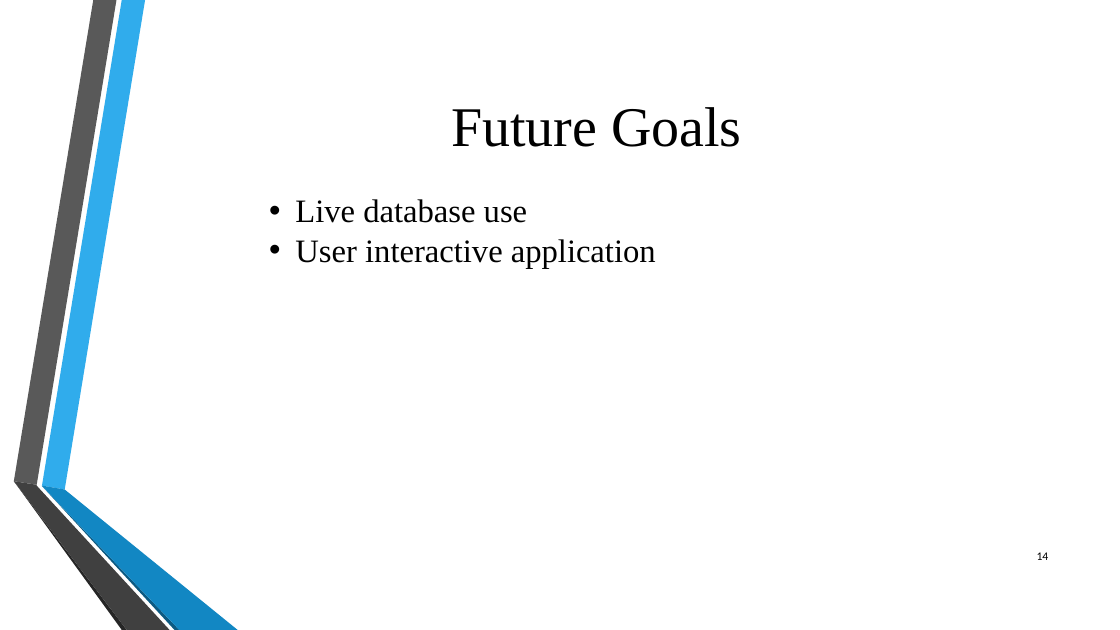
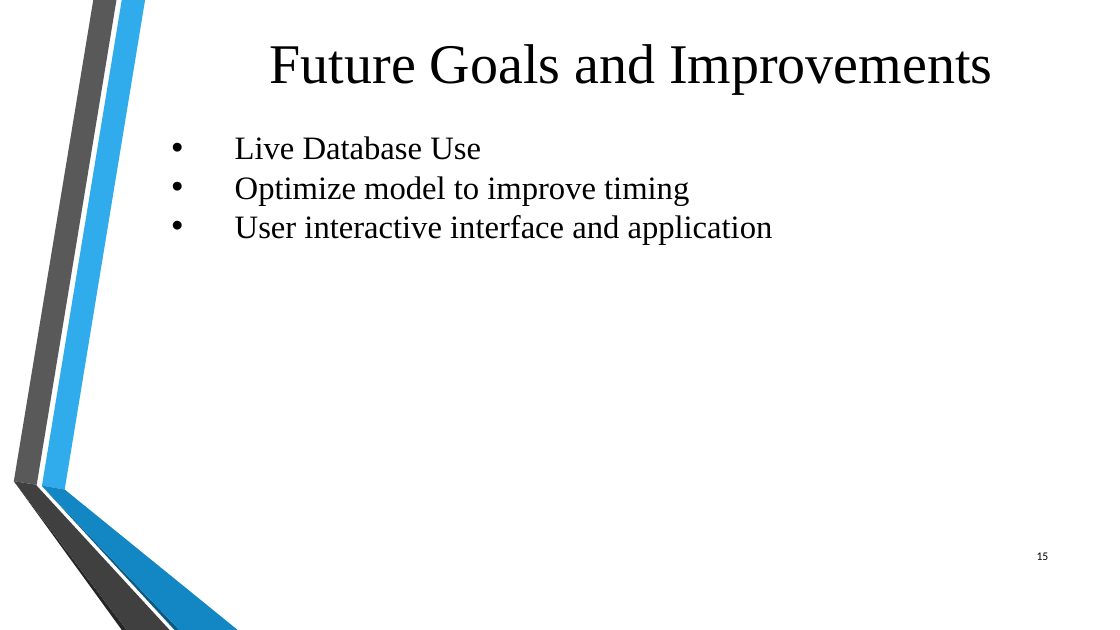
Before and after one commit to Priyaa84/DSE6300_Project, a slide deck: slide 15 of DSE 6300- Project Presentation.pptx (slide 14 before the commit). Drawn at 1120x630 pixels with LibreOffice and Linux fonts; fonts in the diff are those of the drawing; background and template pictures are left out. Boxes give left, top, right and bottom in pixels: in the first picture for what was removed or moved away, otherwise in the second. Text is boxed around its words. In the diff, an @@ line names an element or a change of style, - is before the commit and + after.

```diff
--- a/DSE 6300- Project Presentation.pptx
+++ b/DSE 6300- Project Presentation.pptx
@@ title at bbox=[270, 44, 992, 94]: text changed @@
-Future Goals
+Future Goals and Improvements
@@ text at bbox=[235, 136, 773, 244]: text changed @@
-• Live database use
-• User interactive application
+• Live Database Use
+• Optimize model to improve timing
+• User interactive interface and application
@@ page number at bbox=[1037, 552, 1049, 560]: text changed @@
-14
+15
```
Also in this commit, not shown: 13 other slides changed, 2 slides added, 1 slide removed.
